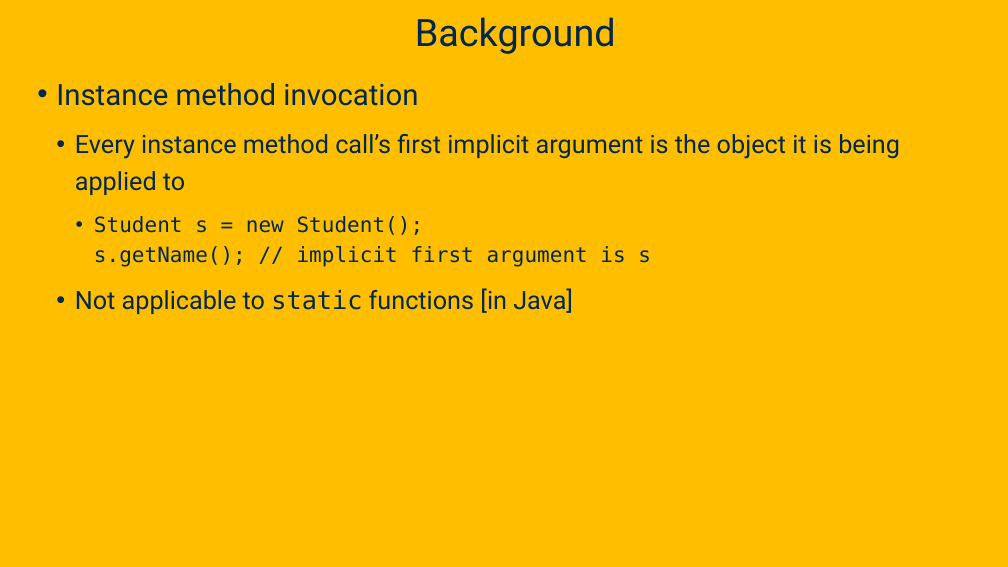
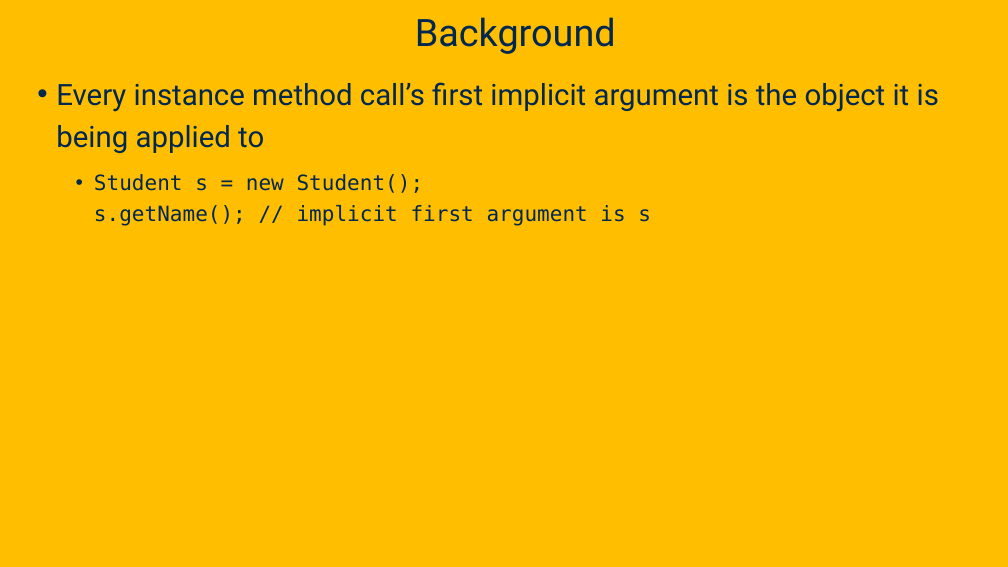
Before and after one commit to davsec-teaching/ECS_160, a slide deck: slide 13 of slides/Reflection.pptx (slide 14 before the commit). Drawn at 1008x567 pixels with LibreOffice and Linux fonts; fonts in the diff are those of the drawing; background and template pictures are left out. Boxes give left, top, right and bottom in pixels: in the first picture for what was removed or moved away, otherwise in the second. Text is boxed around its words. In the diff, an @@ line names an element or a change of style, - is before the commit and + after.

```diff
--- a/slides/Reflection.pptx
+++ b/slides/Reflection.pptx
@@ text at [56, 83, 418, 106]: paragraph removed @@
-• Instance method invocation
@@ text at [56, 82, 939, 153]: size 24 to 28 pt in "Every instance method call’s first implicit argument ..."; list level 2 to 1 in "Every instance method call’s first ..." @@
@@ text at [75, 288, 573, 314]: paragraph removed @@
-  • Not applicable to static functions [in Java]
```
Also in this commit, not shown: 15 other slides changed, 22 slides removed, 1 other file.
